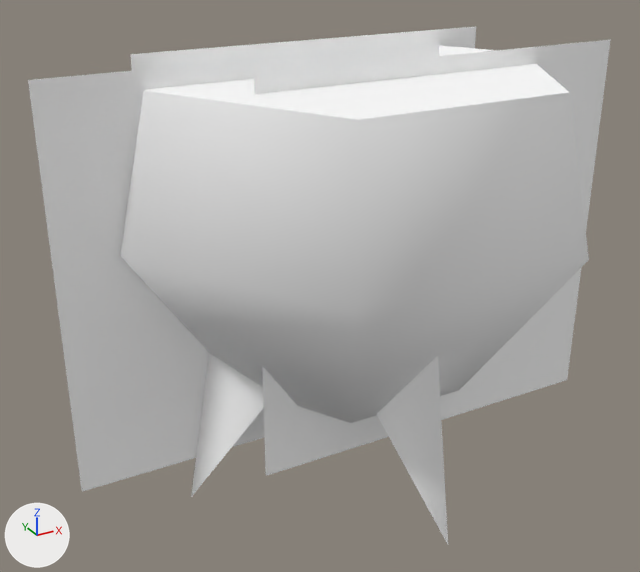
The glTF model public/3d/item/model__item__shop.ofs_446_0/0446hana_r_love_.gltf, before and after one commit.
Rendered twice from a 50 mm camera at (-0.721, -1.201, 0.832) aimed at (-0.057, 0.006, 0.228). Every picture has the same lights, and +X, +Y and +Z are marked at lower left. The first picture is the older version.

Objects in the first picture: '0446hana_r_love_'.
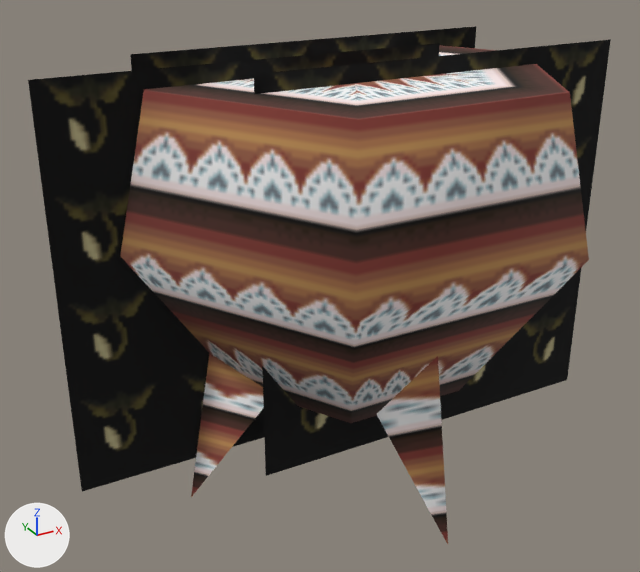
The change, as a list of edits to the scene's bpy script:
```text
Add img_hana_e:
    img_hana_e = load_image('hana_e', '_unpacked/hana_e', 32, 32, 'sRGB')
Add img_hana_r_hati_h:
    img_hana_r_hati_h = load_image('hana_r_hati_h', '_unpacked/hana_r_hati_h', 32, 32, 'sRGB')
Change mat_hati_h:
    remove mat_hati_h.base_color = (1.0, 1.0, 1.0)  # white #ffffff
    add mat_hati_h.texture = img_hana_r_hati_h
Change mat_hana1_e1:
    remove mat_hana1_e1.base_color = (1.0, 1.0, 1.0)  # white #ffffff
    add mat_hana1_e1.texture = img_hana_e
```

Location of each change, (x1, y1, x2, y2) in pixels of the pictures (640 x 572 px):
'0446hana_r_love_', surface changed (darker): (28, 26, 611, 544) in both
